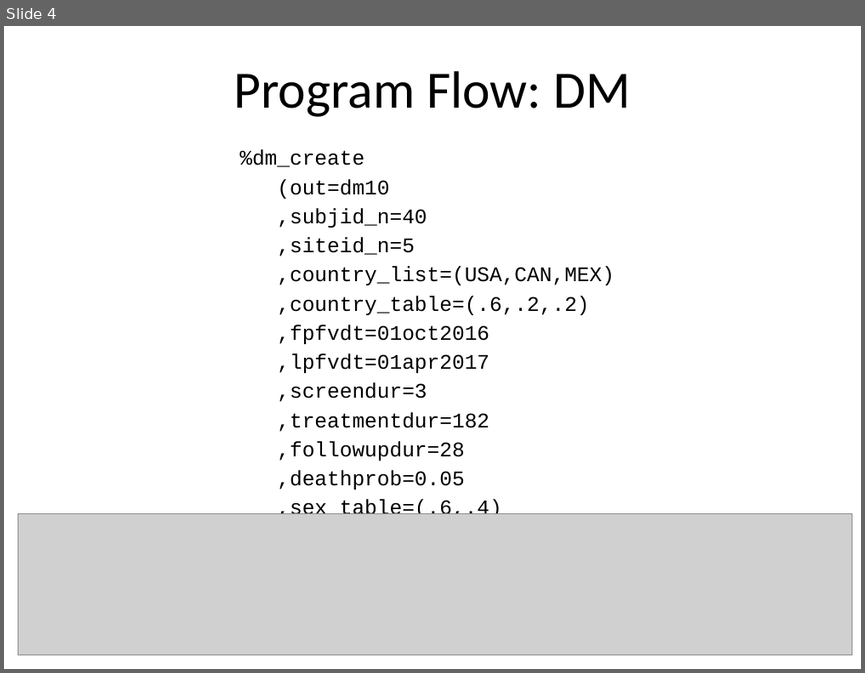
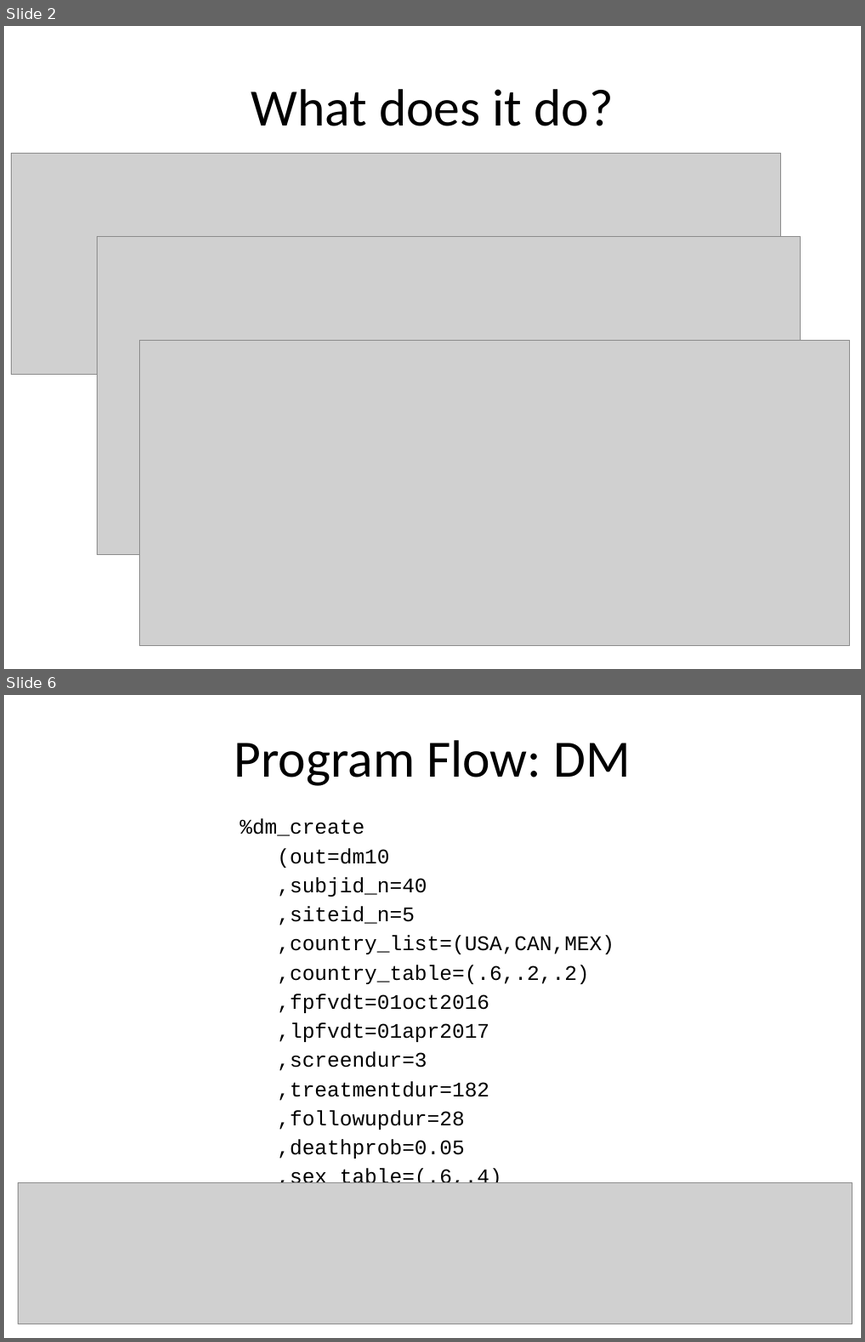
Before and after one commit to srosanba/sas-sdtm-simulator, a slide deck: doc/sas-sdtm-simulator.pptx. Shown one above the other, each under a label of ours: slide 4 before the commit, slides 2 and 6 after it; the slides between them are not shown. The pictures are 865x673 and 865x1342 pixels, drawn with LibreOffice and Linux fonts; fonts in the diff are those of the drawing; grey boxes stand for pictures. Boxes give left, top, right and bottom in pixels: in the first picture for what was removed or moved away, otherwise in the second. Text is boxed around its words. In the diff, an @@ line names an element or a change of style, - is before the commit and + after.

```diff
--- a/doc/sas-sdtm-simulator.pptx
+++ b/doc/sas-sdtm-simulator.pptx
@@ slide 2 added at box(4, 26, 861, 669), background #FFFFFF @@
@@ title added at box(251, 89, 613, 126), 44 pt, text #000000 @@
+What does it do?
@@ picture added at box(11, 153, 780, 374) @@
@@ picture added at box(97, 237, 800, 555) @@
@@ picture added at box(139, 340, 849, 646) @@
@@ what was slide 4 is now slide 6 @@
```
Also in this commit, not shown: 3 slides changed, 6 other slides added, 1 slide removed.
